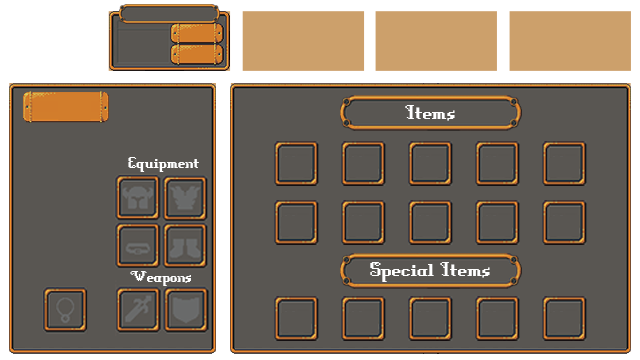
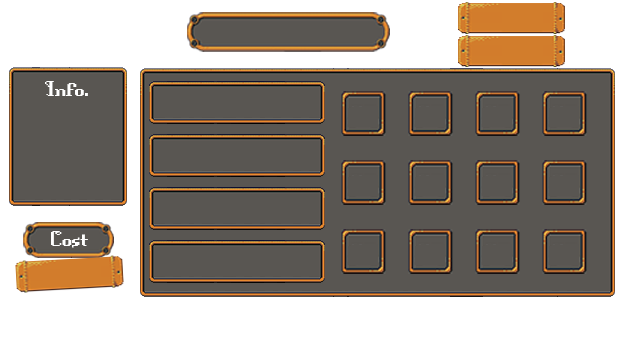
Two versions of the same layered image (w=640, h=360). Layer-by-layer changes:
showed group "Shop" (35 layers) over [9, 2, 616, 307]
added layer "precio" in group "Shop" over [15, 255, 124, 293]
added layer "coste" in group "Shop" over [23, 222, 114, 258]
added layer "info item" in group "Shop" over [9, 67, 127, 206]
added layer "title" in group "Shop" over [187, 12, 390, 52]
added group "Grupo 1 copia 4" with 4 layers in group "Shop" over [341, 229, 587, 274]
added layer "Capa 6" (1st of 5, in "Shop" › "Grupo 1 copia 4") in group "Grupo 1 copia 4" over [475, 229, 520, 274]
added layer "Capa 7" (1st of 5, in "Shop" › "Grupo 1 copia 4") in group "Grupo 1 copia 4" over [542, 229, 587, 274]
added layer "Capa 5" (1st of 5, in "Shop" › "Grupo 1 copia 4") in group "Grupo 1 copia 4" over [408, 229, 453, 274]
added layer "Capa 4" (1st of 5, in "Shop" › "Grupo 1 copia 4") in group "Grupo 1 copia 4" over [341, 229, 386, 274]
added group "Grupo 1 copia 3" with 4 layers in group "Shop" over [341, 160, 587, 205]
added layer "Capa 6" (2nd of 5, in "Shop" › "Grupo 1 copia 3") in group "Grupo 1 copia 3" over [475, 160, 520, 205]
added layer "Capa 7" (2nd of 5, in "Shop" › "Grupo 1 copia 3") in group "Grupo 1 copia 3" over [542, 160, 587, 205]
added group "Grupo 1 copia 2" with 4 layers in group "Shop" over [341, 91, 587, 136]
added layer "dinero normal" in group "Shop" over [458, 2, 565, 34]
added layer "dinero especial" in group "Shop" over [458, 35, 565, 67]
added layer "Capa 25 copia 2" (1st of 3, in "Shop") in group "Shop" over [149, 240, 325, 283]
added layer "Capa 25 copia 2" (2nd of 3, in "Shop") in group "Shop" over [149, 187, 325, 230]
added layer "Capa 25 copia 2" (3rd of 3, in "Shop") in group "Shop" over [149, 134, 325, 177]
added layer "Capa 25 copia" in group "Shop" over [149, 81, 325, 124]
added layer "fondo items" in group "Shop" over [140, 68, 615, 297]
hid group "Invent" (44 layers) over [9, 4, 631, 354]
…and 8 more changes (8 added)
